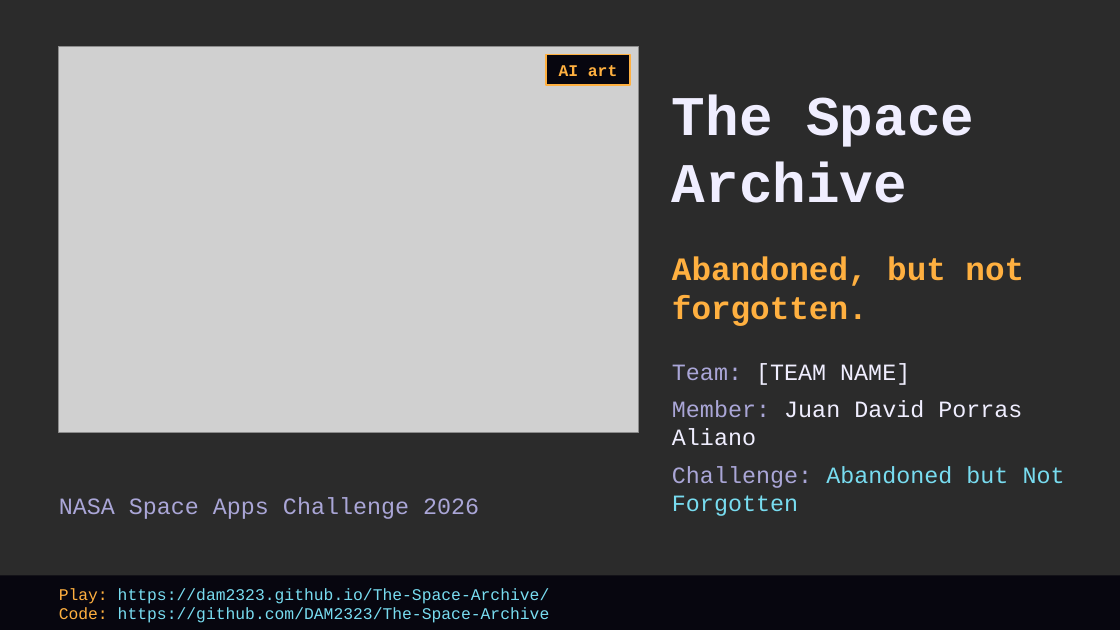
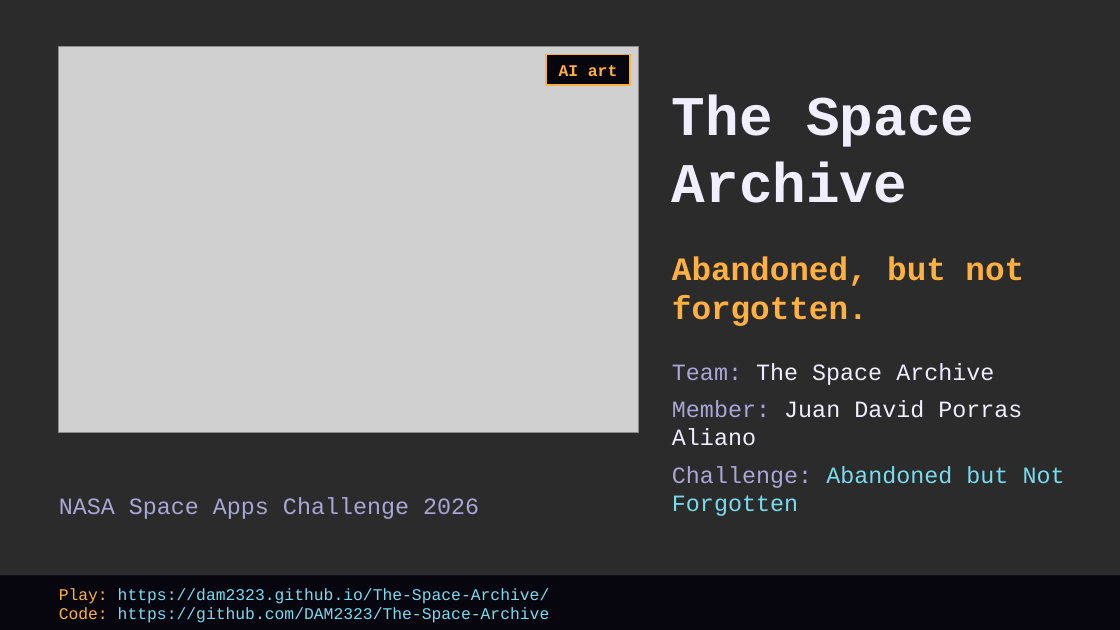
Before and after one commit to DAM2323/The-Space-Archive, a slide deck: slide 1 of docs/demo/The-Space-Archive-demo.pptx. Drawn at 1120x630 pixels with LibreOffice and Linux fonts; fonts in the diff are those of the drawing; grey boxes stand for pictures; background and template pictures are left out; a plain dark background stands for a picture behind light text. Boxes give left, top, right and bottom in pixels: in the first picture for what was removed or moved away, otherwise in the second. Text is boxed around its words. In the diff, an @@ line names an element or a change of style, - is before the commit and + after.

Commit message:
docs: set team name on demo title slide

```diff
--- a/docs/demo/The-Space-Archive-demo.pptx
+++ b/docs/demo/The-Space-Archive-demo.pptx
@@ text at (672, 363, 994, 385): text changed @@
-Team: [TEAM NAME]
+Team: The Space Archive
```
Also in this commit, not shown: 1 other file.
